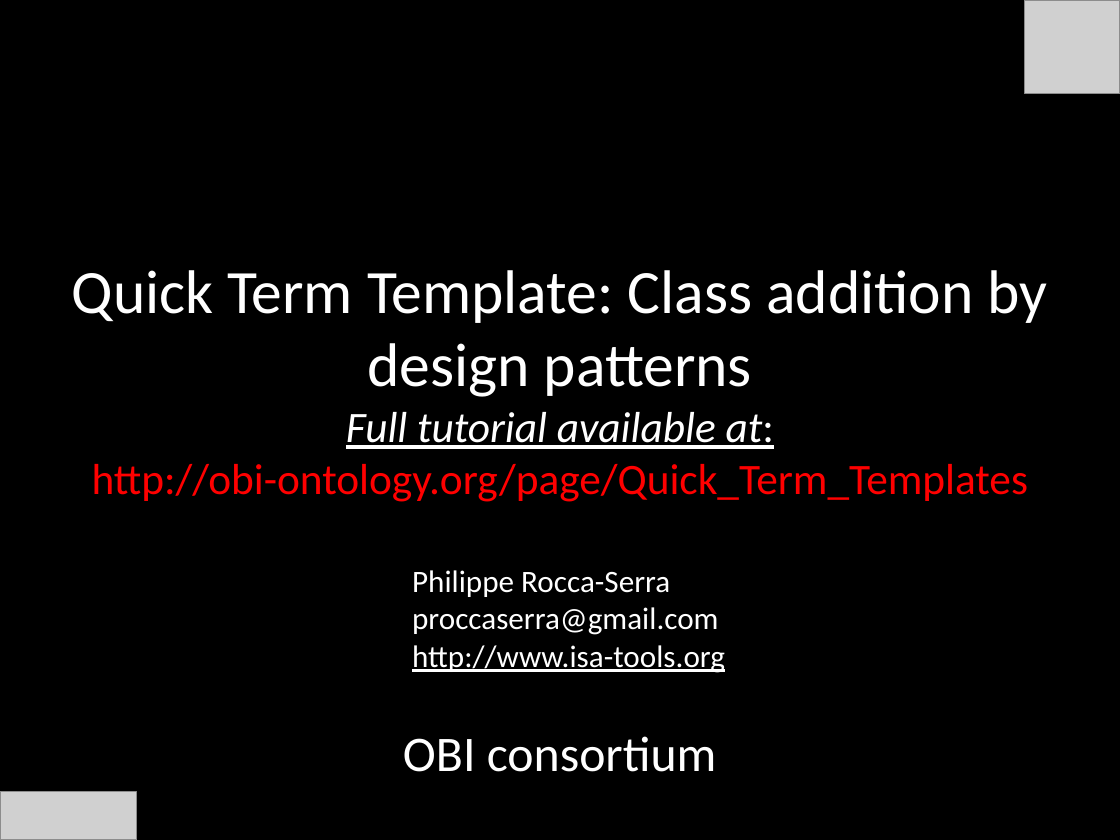
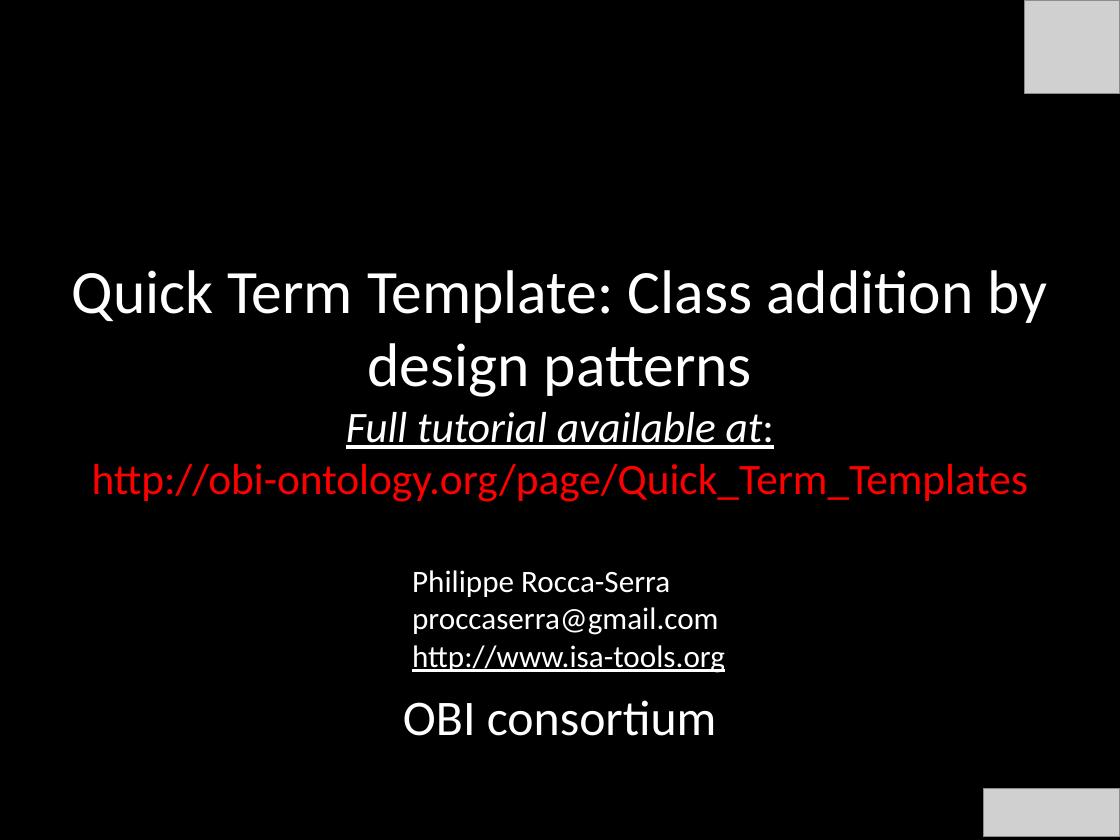
Before and after one commit to obi-ontology/obi-legacy-svn, a slide deck: slide 1 of trunk/docs/presentations/OBI tutorial July 2011 ICBO/OBI-QTT&designpatterns.pptx. Drawn at 1120x840 pixels with LibreOffice and Linux fonts; fonts in the diff are those of the drawing; grey boxes stand for pictures; background and template pictures are left out. Boxes give left, top, right and bottom in pixels: in the first picture for what was removed or moved away, otherwise in the second. Text is boxed around its words. In the diff, an @@ line names an element or a change of style, - is before the commit and + after.

Commit message:
minor update

```diff
--- a/trunk/docs/presentations/OBI tutorial July 2011 ICBO/OBI-QTT&designpatterns.pptx
+++ b/trunk/docs/presentations/OBI tutorial July 2011 ICBO/OBI-QTT&designpatterns.pptx
@@ subtitle "OBI consortium": place and size @@
-subtitle "OBI consortium" at [403,736,717,772]
+subtitle "OBI consortium" at [403,700,717,736]
@@ picture: place and size @@
-picture at [0,792,137,840]
+picture at [983,788,1120,837]
```
Also in this commit, not shown: 1 other slide changed.
